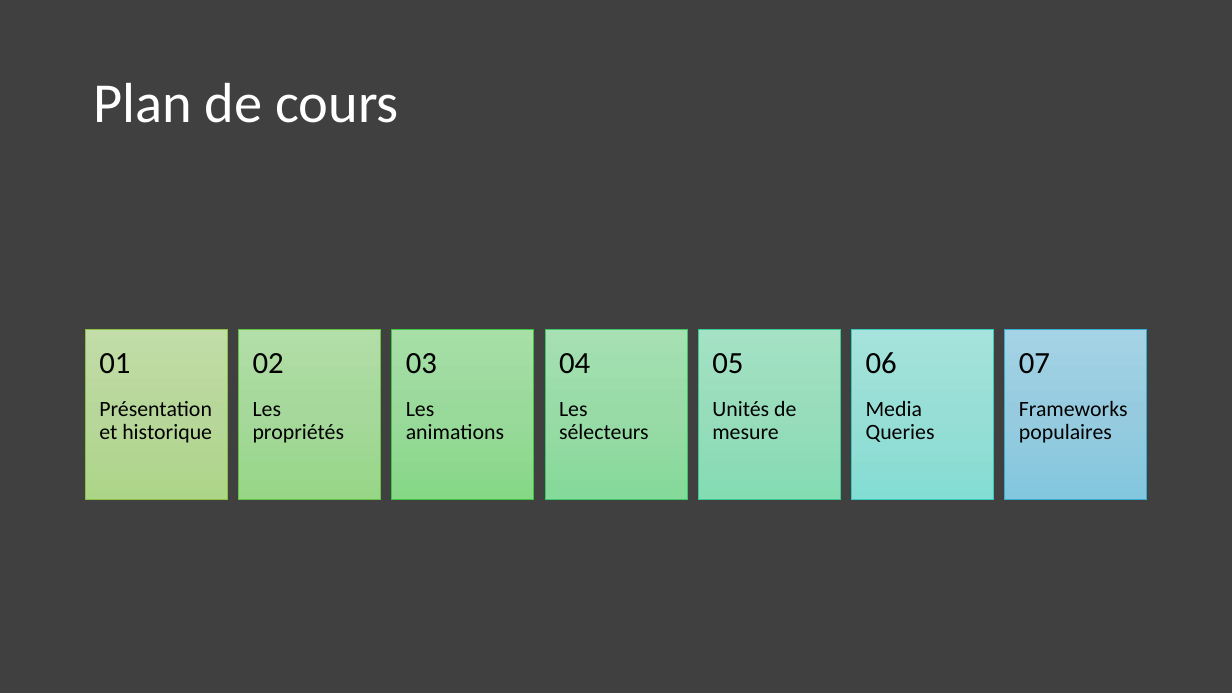
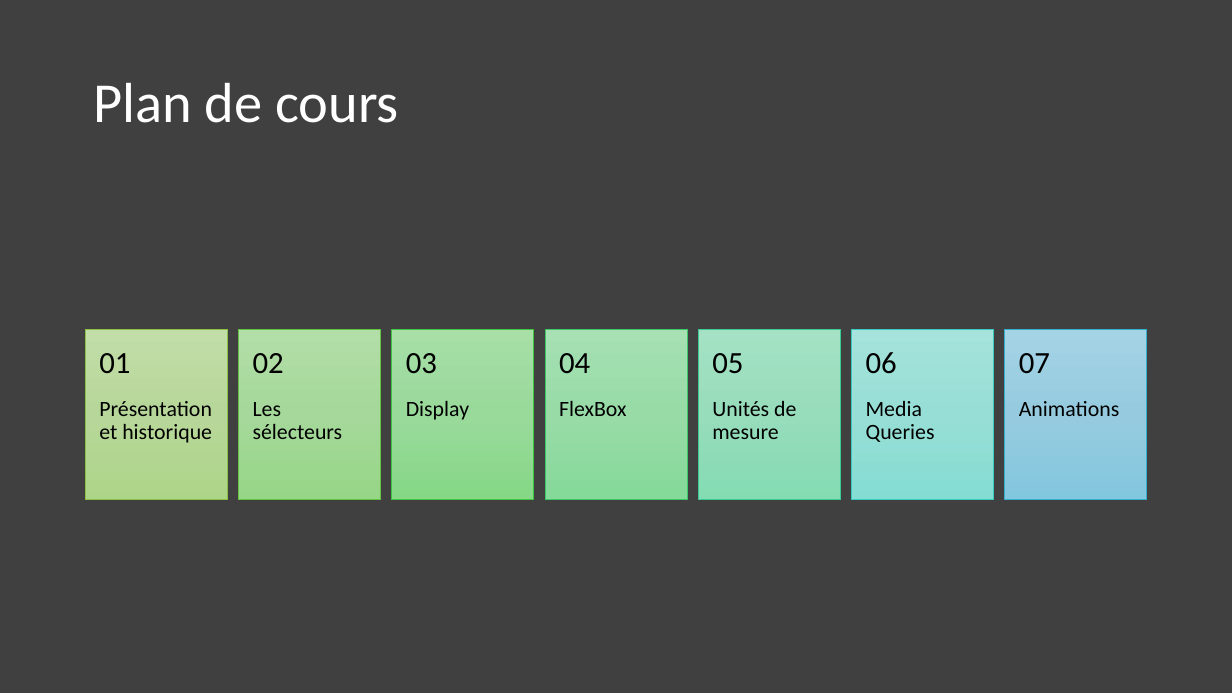
Before and after one commit to fragmatyc/SAAQ, a slide deck: slide 4 of CSS/1. Présentation/Cours CSS - v1.0.pptx. Drawn at 1232x693 pixels with LibreOffice and Linux fonts; fonts in the diff are those of the drawing. Boxes give left, top, right and bottom in pixels: in the first picture for what was removed or moved away, otherwise in the second. Text is boxed around its words. In the diff, an @@ line names an element or a change of style, - is before the commit and + after.

```diff
--- a/CSS/1. Présentation/Cours CSS - v1.0.pptx
+++ b/CSS/1. Présentation/Cours CSS - v1.0.pptx
@@ text "Les sélecteurs" moved from (x1=559, y1=402, x2=649, y2=439) to (x1=253, y1=402, x2=343, y2=439) @@
@@ text removed at (x1=253, y1=402, x2=345, y2=443) @@
-Les propriétés
@@ text at (x1=406, y1=401, x2=469, y2=420): text changed @@
-Les animations
+Display
@@ text added at (x1=559, y1=401, x2=626, y2=416), 17 pt, text #000000 @@
+FlexBox
@@ text at (x1=1019, y1=401, x2=1120, y2=416): text changed @@
-Frameworks populaires
+Animations
```
Also in this commit, not shown: 8 slides added, 1 slide removed, 4 other files.
